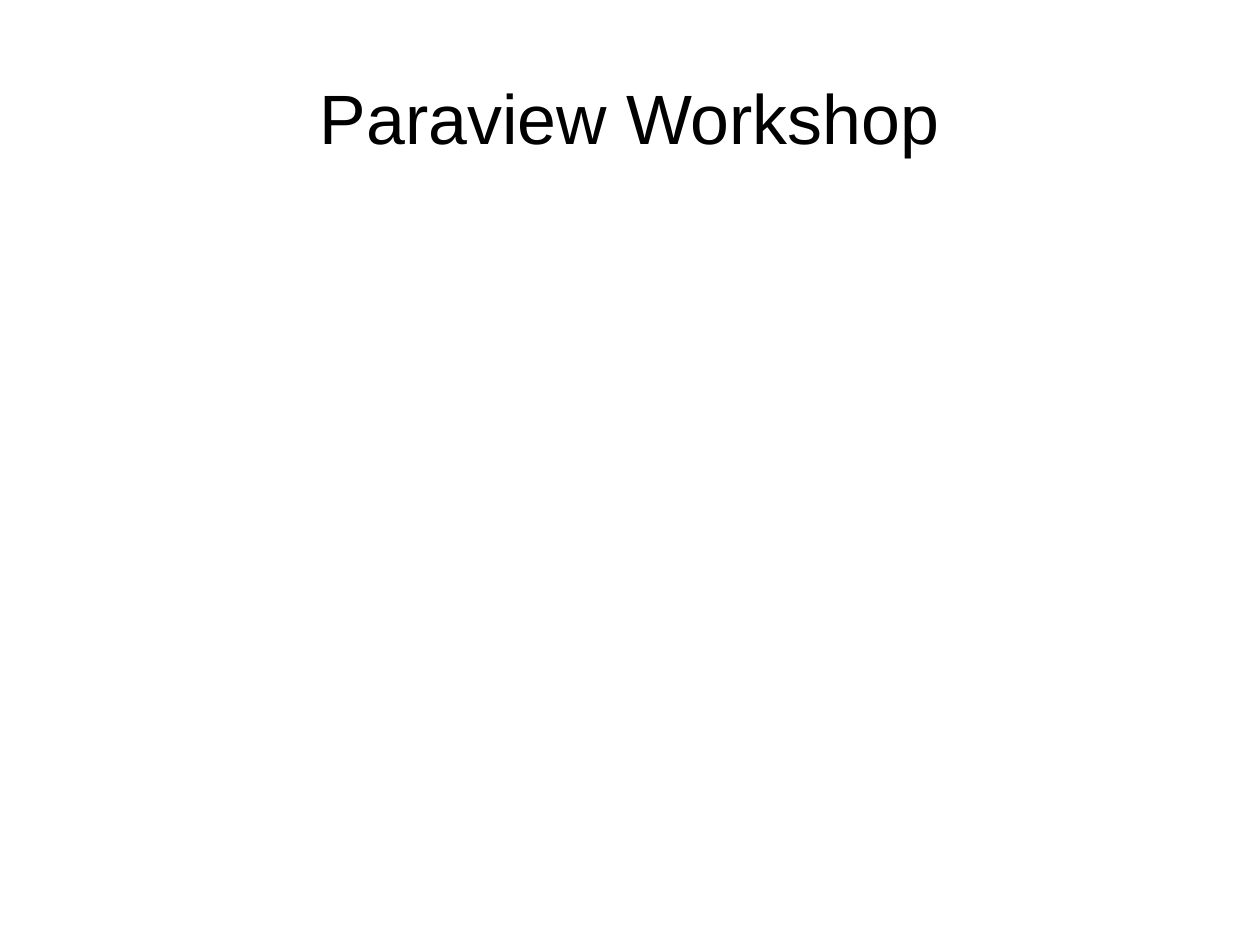
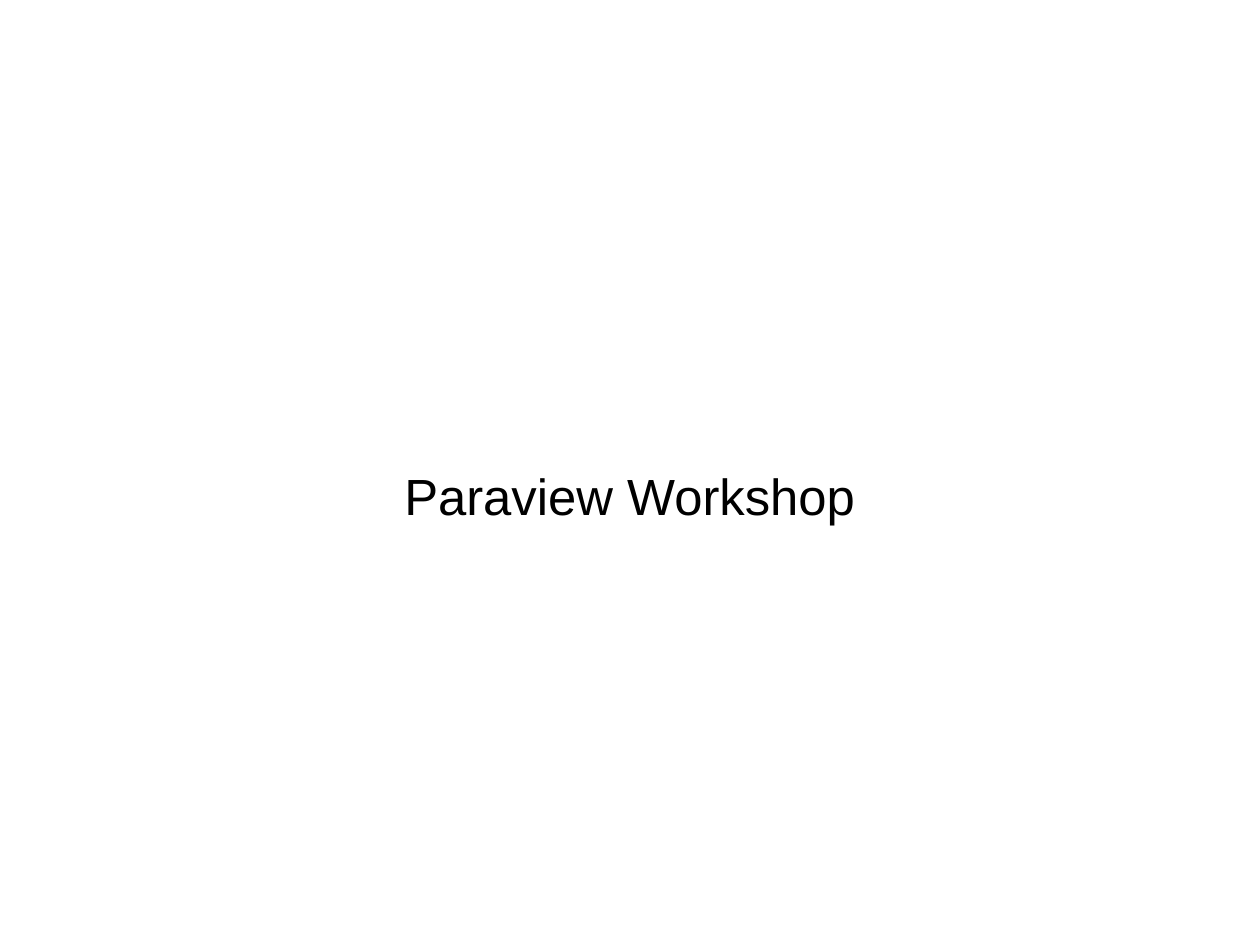
Before and after one commit to ucgmsim/workshops, a slide deck: slide 1 of presentation/slides.odp. Drawn at 1260x945 pixels with LibreOffice and Linux fonts; fonts in the diff are those of the drawing. Boxes give left, top, right and bottom in pixels: in the first picture for what was removed or moved away, otherwise in the second. Text is boxed around its words. In the diff, an @@ line names an element or a change of style, - is before the commit and + after.

```diff
--- a/presentation/slides.odp
+++ b/presentation/slides.odp
@@ subtitle "Paraview Workshop": place and size @@
-subtitle "Paraview Workshop" at (320,93,939,157)
+subtitle "Paraview Workshop" at (404,478,855,526)
@@ subtitle "Paraview Workshop" at (404,478,855,526): size 44 to 32 pt @@
```
Also in this commit, not shown: 10 other slides changed, 4 slides added.
